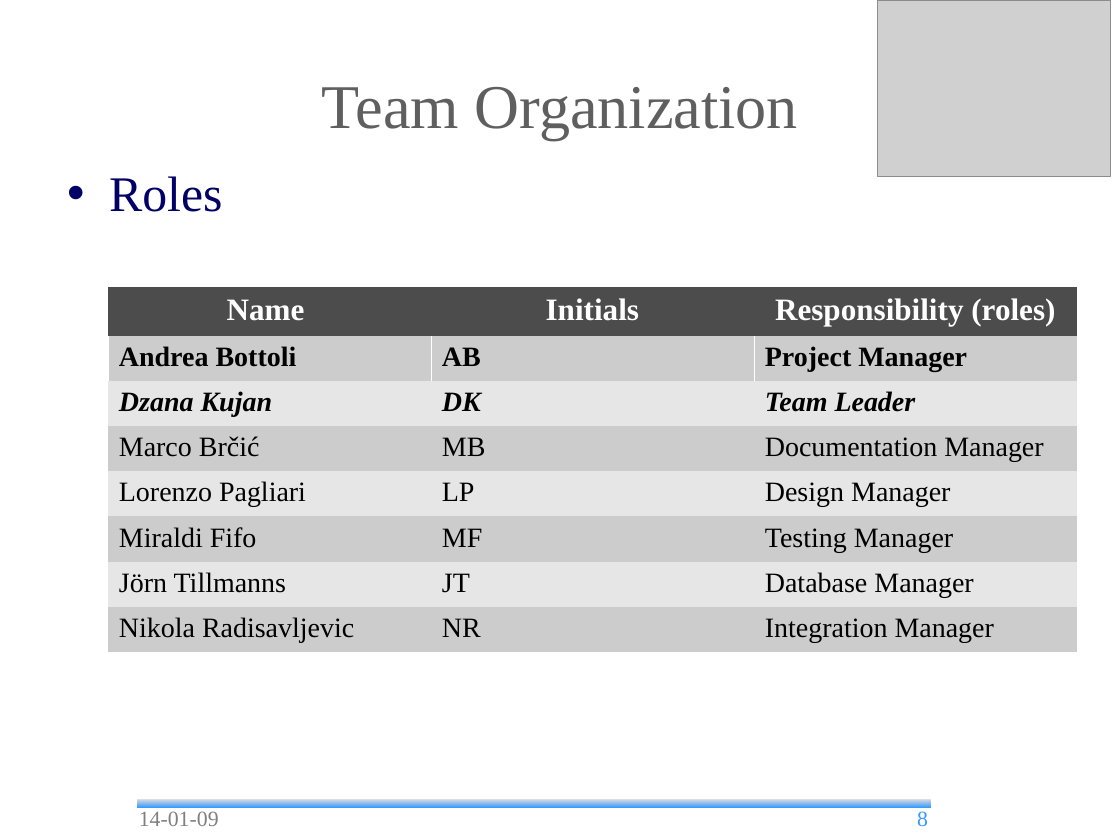
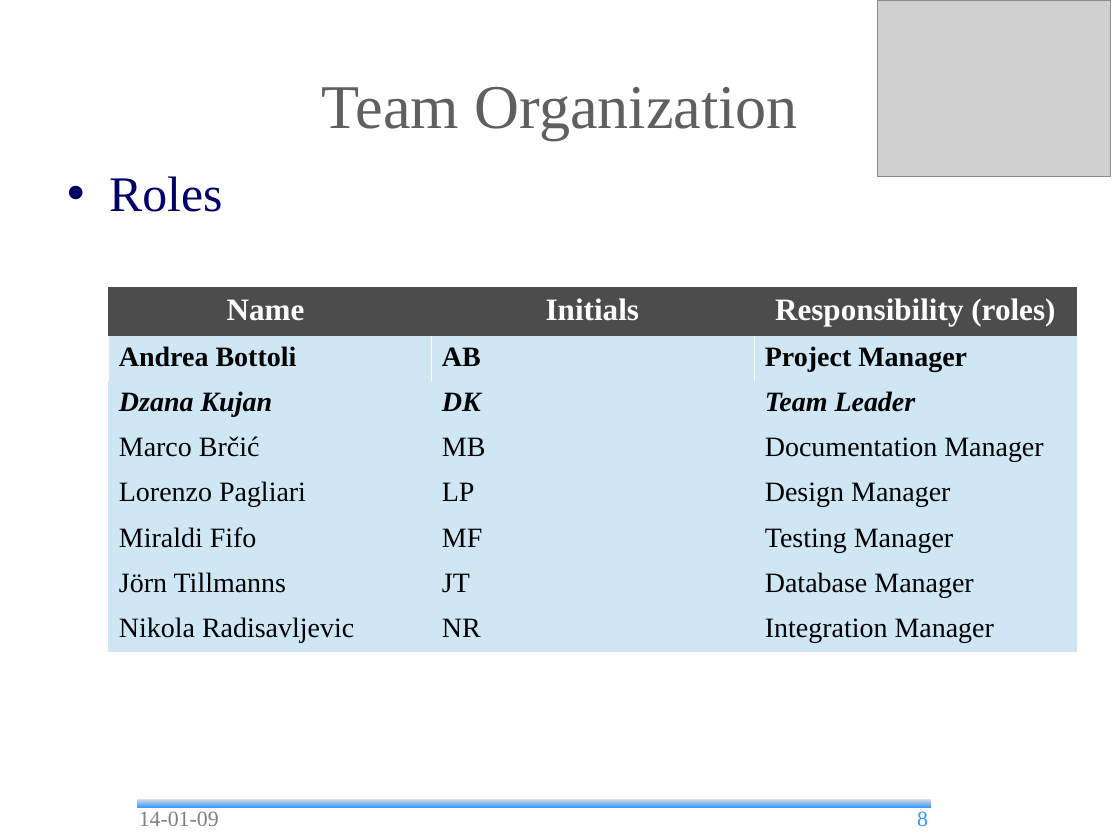
Before and after one commit to andrea-bottoli/DSD, a slide deck: slide 8 of Documentation/Presentations/Final_Presentation.odp. Drawn at 1120x840 pixels with LibreOffice and Linux fonts; fonts in the diff are those of the drawing; grey boxes stand for pictures; background and template pictures are left out. Boxes give left, top, right and bottom in pixels: in the first picture for what was removed or moved away, otherwise in the second. Text is boxed around its words. In the diff, an @@ line names an element or a change of style, - is before the commit and + after.

```diff
--- a/Documentation/Presentations/Final_Presentation.odp
+++ b/Documentation/Presentations/Final_Presentation.odp
@@ table at (108,287,1076,652) @@
@@ fill #CCCCCC to #CFE7F5 in 12 cells @@
@@ fill #E6E6E6 to #CFE7F5 in 9 cells @@
```
Also in this commit, not shown: 3 other slides changed, 1 slide added.
